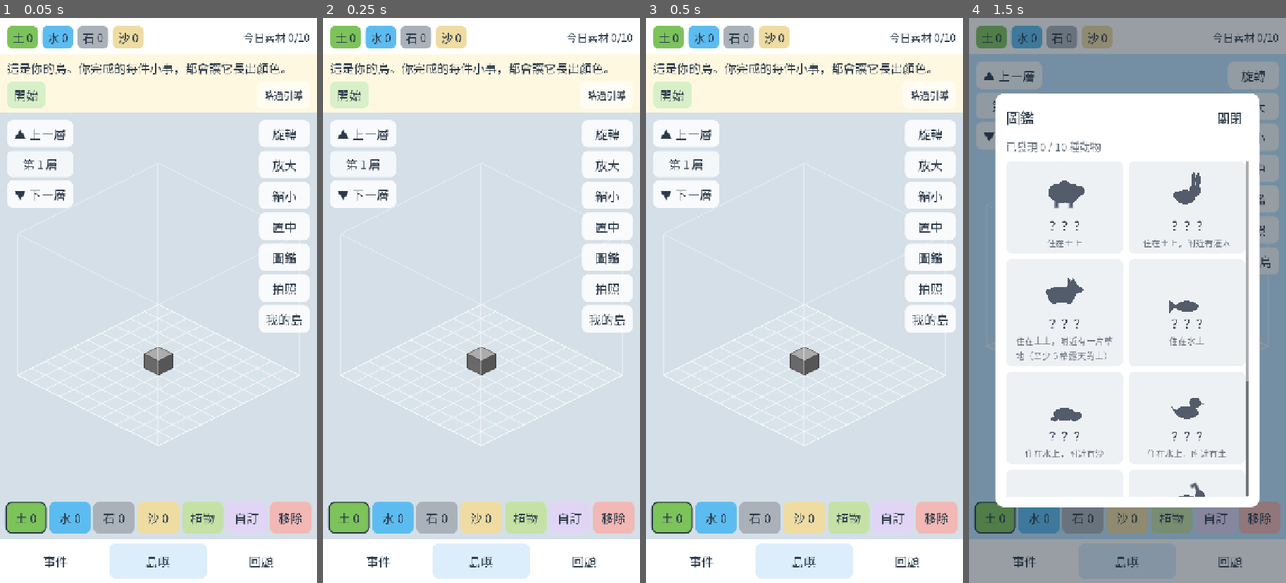
Above: before the commit, frames 1-4 (left to right).
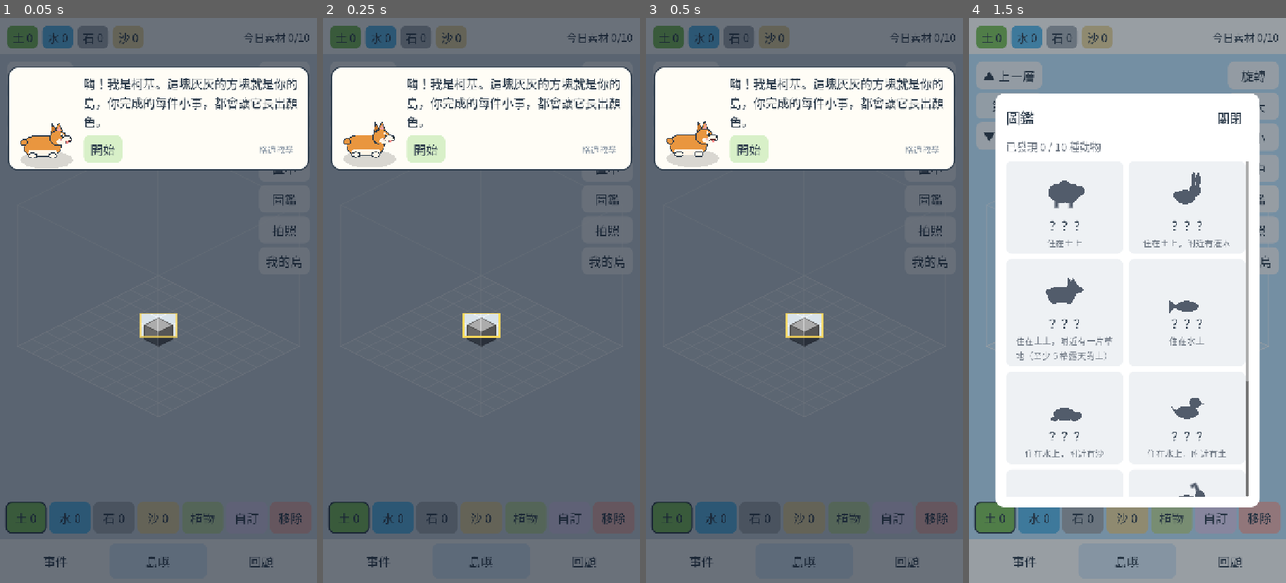
Above: after the commit, the same moments.

Repository: corgi8cm/IsLog
Game: Godot game, scene res://scenes/main.tscn
The game is run twice, just before and just after one commit, with the same random seed, the same clock (stepped at 60 frames per second) and the same inputs.
Inputs:
- Up to frame 1 (0.05 s): no input
- Up to frame 2 (0.25 s): no input
- Up to frame 3 (0.5 s): no input
- Up to frame 4 (1.5 s): click "略過引導" (after the commit: "略過教學") at 0.5 s; click "圖鑑" at 1.25 s

The runs differ from the first frame. In frame 1, 92% of the frame differs, in the area x 0-100%, y 0-100%; in frame 2, 92%; in frame 3, 92%; in frame 4, nothing differs.

Commit message:
新手引導改成柯基帶路：聚光燈只亮出要按的地方，其他地方按不到
Co-Authored-By: Claude Opus 5.5 <noreply@anthropic.com>

Diff:
--- a/scripts/core/tutorial.gd
+++ b/scripts/core/tutorial.gd
@@ -7,26 +7,29 @@
 const PAGE_EVENTS := 0
 const PAGE_ISLAND := 1
 
-## 每一步：{page, text, trigger, button}
-## trigger：完成哪個動作會進到下一步；button：卡片上的按鈕文字（空字串表示要玩家自己操作）。
+## 每一步：{page, text, trigger, button}（text 是柯基在對話框裡說的話）
+## trigger：完成哪個動作會進到下一步；button：對話框上的按鈕文字（空字串表示要玩家自己操作亮起來的地方）。
 const STEPS := {
 	Step.INTRO: {"page": PAGE_ISLAND, "trigger": "button", "button": "開始",
-		"text": "這是你的島。你完成的每件小事，都會讓它長出顏色。"},
+		"text": "嗨！我是柯基。這塊灰灰的方塊就是你的島，你完成的每件小事，都會讓它長出顏色。"},
 	Step.ADD_EVENT: {"page": PAGE_EVENTS, "trigger": "event_added", "button": "",
-		"text": "先訂一件今天想完成的小事。可以自己輸入，或從下面挑一個："},
+		"text": "先訂一件今天想完成的小事吧！在亮起來的地方輸入，或直接挑一個："},
 	Step.COMPLETE: {"page": PAGE_EVENTS, "trigger": "completed", "button": "",
-		"text": "做完了嗎？按「完成」打勾，就能拿到素材。"},
+		"text": "做完了嗎？按「完成」打勾，素材就會掉出來！"},
 	Step.PLACE: {"page": PAGE_ISLAND, "trigger": "placed", "button": "",
-		"text": "拿到素材和一株花了！選「土」，點格子把方塊放到島上。"},
+		"text": "點亮起來的格子，把土方塊放到島上。"},
 	Step.PLANT: {"page": PAGE_ISLAND, "trigger": "planted", "button": "",
-		"text": "島有顏色了！選「植物」，再點一塊土，把花種下去。"},
+		"text": "島有顏色了！接著選「植物」，把花種下去。"},
 	Step.VISIT: {"page": PAGE_EVENTS, "trigger": "completed", "button": "",
-		"text": "再完成一件小事，看看誰會來拜訪。"},
-	Step.MEET: {"page": PAGE_ISLAND, "trigger": "button", "button": "看圖鑑",
-		"text": "綿羊來了！來過的動物都會記在圖鑑裡，還沒來的會顯示剪影和提示。"},
+		"text": "再訂一件小事，完成後看看誰會來拜訪："},
+	Step.MEET: {"page": PAGE_ISLAND, "trigger": "button", "button": "",
+		"text": "綿羊來了！按「圖鑑」看看，來過的動物都會記在裡面，還沒來的會顯示剪影和提示。"},
 	Step.OUTRO: {"page": PAGE_ISLAND, "trigger": "button", "button": "開始我的空島",
 		"text": "這是 10×10×10 的空間，都可以自由蓋。之後就照自己的步調，完成小事、慢慢長出你的島吧！"},
 }
+
+## 引導時建議放土方塊的格子（在一開始那塊灰色方塊旁邊）。
+const PLACE_CELL := Vector3i(5, 4, 0)
 
 const SUGGESTIONS := ["喝一杯水", "伸展一分鐘", "整理桌面"]
 
--- a/scripts/ui/events_page.gd
+++ b/scripts/ui/events_page.gd
@@ -12,6 +12,9 @@
 var _expanded := {}
 ## 新增子事件後重建畫面時，讓那個事件的輸入框保持焦點。
 var _refocus_event := -1
+var _add_row: Control
+## 第一件待完成事件的「完成」按鈕（新手引導要亮它）。
+var _first_complete: Button
 
 
 func _ready() -> void:
@@ -34,6 +37,7 @@
 	var add_row := HBoxContainer.new()
 	add_row.add_theme_constant_override("separation", 10)
 	col.add_child(add_row)
+	_add_row = add_row
 	_input = LineEdit.new()
 	_input.placeholder_text = "輸入一件小事，例如：喝一杯水"
 	_input.size_flags_horizontal = SIZE_EXPAND_FILL
@@ -63,6 +67,17 @@
 
 	Game.changed.connect(_rebuild)
 	_rebuild()
+
+
+## 新手引導用：輸入列與第一個「完成」按鈕在畫面上的位置。
+func add_row_rect() -> Rect2:
+	return _add_row.get_global_rect()
+
+
+func first_complete_rect() -> Rect2:
+	if _first_complete == null or not _first_complete.is_inside_tree():
+		return Rect2()
+	return _first_complete.get_global_rect()
 
 
 func _add() -> void:
@@ -151,6 +166,7 @@
 		var empty := UiKit.label("還沒有事件，先加一件小事吧。", 26)
 		empty.add_theme_color_override("font_color", DONE_COLOR)
 		_list.add_child(empty)
+	_first_complete = null
 	for ev in pending:
 		_list.add_child(_pending_card(ev))
 
@@ -201,7 +217,10 @@
 	var parts := _card(Color.WHITE)
 	var row: HBoxContainer = parts[1]
 	var col: VBoxContainer = parts[2]
-	row.add_child(_small_button("完成", DONE_BG, _complete.bind(ev.id)))
+	var done_btn := _small_button("完成", DONE_BG, _complete.bind(ev.id))
+	row.add_child(done_btn)
+	if _first_complete == null:
+		_first_complete = done_btn
 	var progress := GameData.subtask_progress(ev)
 	var title: String = ev.title
 	if progress.y > 0:
--- a/scripts/ui/island_page.gd
+++ b/scripts/ui/island_page.gd
@@ -18,6 +18,7 @@
 var _custom_scroll: ScrollContainer
 var _custom_choice := ""
 var _plant_choice := ""
+var _codex_button: Button
 ## 平常的操作介面（拍照模式時隱藏）。
 var _normal_ui: Array[Control] = []
 var _photo_ui: Control
@@ -56,7 +57,11 @@
 	cam_box.add_child(UiKit.button("放大", func(): view.zoom_at(1.25, view.size * 0.5)))
 	cam_box.add_child(UiKit.button("縮小", func(): view.zoom_at(0.8, view.size * 0.5)))
 	cam_box.add_child(UiKit.button("置中", view.reset_view))
-	cam_box.add_child(UiKit.button("圖鑑", func(): Encyclopedia.open(_modal_host())))
+	_codex_button = UiKit.button("圖鑑", func():
+		Encyclopedia.open(_modal_host())
+		if Game.data.tutorial_step == Tutorial.Step.MEET:
+			Game.tutorial_button())
+	cam_box.add_child(_codex_button)
 	cam_box.add_child(UiKit.button("拍照", set_photo_mode.bind(true)))
 	cam_box.add_child(UiKit.button("我的島", func(): IslandsDialog.open(_modal_host())))
 
@@ -213,6 +218,19 @@
 func _change_layer(delta: int) -> void:
 	view.layer += delta
 	_refresh()
+
+
+## 新手引導用：目前的工具與按鈕位置。
+func current_tool() -> String:
+	return _tool
+
+
+func tool_rect(t: String) -> Rect2:
+	return _tool_buttons[t].get_global_rect()
+
+
+func codex_rect() -> Rect2:
+	return _codex_button.get_global_rect()
 
 
 func _select_tool(t: String) -> void:
--- a/scripts/ui/main.gd
+++ b/scripts/ui/main.gd
@@ -4,12 +4,13 @@
 const EventsPage := preload("res://scripts/ui/events_page.gd")
 const IslandPage := preload("res://scripts/ui/island_page.gd")
 const ReviewPage := preload("res://scripts/ui/review_page.gd")
+const TutorialGuide := preload("res://scripts/ui/tutorial_guide.gd")
 
 var _pages: Array[Control] = []
 var _tabs: Array[Button] = []
 var _counts := {}
 var _daily: Label
-var _tutorial_card: PanelContainer
+var _guide: Control
 var _tutorial_step := -1
 var _tip_open := false
 
@@ -28,9 +29,6 @@
 	add_child(col)
 
 	col.add_child(_build_top_bar())
-	_tutorial_card = PanelContainer.new()
-	_tutorial_card.add_theme_stylebox_override("panel", UiKit.box(Color("fff8e1"), 0))
-	col.add_child(_tutorial_card)
 
 	var content := Control.new()
 	content.size_flags_vertical = SIZE_EXPAND_FILL
@@ -47,6 +45,11 @@
 	_pages[1].photo_mode_changed.connect(func(on: bool):
 		top_bar.visible = not on
 		tab_bar.visible = not on)
+
+	_guide = TutorialGuide.new()
+	_guide.main = self
+	_guide.visible = false
+	add_child(_guide)
 
 	Game.changed.connect(_refresh)
 	Game.cloud_choice_needed.connect(func(local_summary: Dictionary, remote: Dictionary):
@@ -163,50 +166,20 @@
 
 func _refresh_tutorial() -> void:
 	var step := Game.data.tutorial_step
-	_tutorial_card.visible = Tutorial.is_active(step)
+	_guide.visible = Tutorial.is_active(step)
 	if step == _tutorial_step:
 		return
 	_tutorial_step = step
-	for c in _tutorial_card.get_children():
-		c.queue_free()
+	var island_page = _pages[1]
 	if not Tutorial.is_active(step):
-		var island_page = _pages[1]
 		island_page.view.reset_view()
 		return
-	var info := Tutorial.info(step)
-	_show_page(info.page)
-	if step == Tutorial.Step.OUTRO:
-		_pages[1].view.zoom = 0.62
-	var col := VBoxContainer.new()
-	col.add_theme_constant_override("separation", 10)
-	_tutorial_card.add_child(col)
-	var text := UiKit.label(info.text, 27)
-	text.autowrap_mode = TextServer.AUTOWRAP_WORD_SMART
-	col.add_child(text)
-	var row := HBoxContainer.new()
-	row.add_theme_constant_override("separation", 10)
-	col.add_child(row)
-	if step == Tutorial.Step.ADD_EVENT:
-		for title in Tutorial.SUGGESTIONS:
-			row.add_child(UiKit.button(title, func(): Game.add_event(title)))
-	if info.button != "":
-		var b := UiKit.button(info.button, _on_tutorial_button)
-		b.add_theme_stylebox_override("normal", UiKit.box(Color("d8f0c8"), 14))
-		row.add_child(b)
-	var spacer := Control.new()
-	spacer.size_flags_horizontal = SIZE_EXPAND_FILL
-	row.add_child(spacer)
-	if step != Tutorial.Step.OUTRO:
-		var skip := UiKit.button("略過引導", Game.skip_tutorial)
-		skip.add_theme_font_size_override("font_size", 22)
-		skip.add_theme_stylebox_override("normal", UiKit.box(Color(1, 1, 1, 0.6), 12))
-		row.add_child(skip)
-
-
-func _on_tutorial_button() -> void:
-	if Game.data.tutorial_step == Tutorial.Step.MEET:
-		Encyclopedia.open(self)
-	Game.tutorial_button()
+	_show_page(Tutorial.info(step).page)
+	if step == Tutorial.Step.PLACE:
+		island_page.view.layer = 0
+		island_page.view.reset_view()
+	elif step == Tutorial.Step.OUTRO:
+		island_page.view.zoom = 0.62
 
 
 func _check_tip() -> void:
--- /dev/null
+++ b/scripts/ui/tutorial_guide.gd
@@ -0,0 +1,237 @@
+extends Control
+## 新手引導：畫面變暗，只亮出這一步要按的地方，旁邊有跳動的箭頭；柯基在對話框裡說明。
+## 引導進行中只能按亮起來的地方（對話框裡的按鈕、略過也可以按）。
+
+const DIM := Color(0.06, 0.1, 0.16, 0.62)
+const HOLE_PAD := 10.0
+const BUBBLE_BG := Color("fffdf6")
+
+var main: Control
+var _target := Rect2()
+## 亮起來的地方能不能按（開場與結尾只是讓玩家看，不能按）。
+var _passthrough := false
+var _text := ""
+var _time := 0.0
+var _bubble: PanelContainer
+var _label: Label
+var _buttons: HBoxContainer
+var _corgi: Control
+var _key := ""
+
+
+## 對話框左邊的柯基（用遊戲裡的畫法放大）。
+class CorgiPortrait:
+	extends Control
+	var painter := IsoPainter.new(self)
+	var t := 0.0
+
+	func _process(delta: float) -> void:
+		t += delta
+		queue_redraw()
+
+	func _draw() -> void:
+		var hop := absf(sin(t * 3.0)) * 4.0
+		draw_set_transform(Vector2(size.x * 0.5, size.y * 0.9 - hop), 0.0, Vector2(5, 5))
+		painter.animal("corgi", Vector2.ZERO, false, false, 0.0)
+		draw_set_transform(Vector2.ZERO)
+
+
+func _ready() -> void:
+	set_anchors_and_offsets_preset(PRESET_FULL_RECT)
+	mouse_filter = MOUSE_FILTER_STOP
+
+	_bubble = PanelContainer.new()
+	var sb := UiKit.box(BUBBLE_BG, 22, Color("2b3a4a"))
+	sb.set_border_width_all(3)
+	sb.set_content_margin_all(18)
+	_bubble.add_theme_stylebox_override("panel", sb)
+	add_child(_bubble)
+	var row := HBoxContainer.new()
+	row.add_theme_constant_override("separation", 14)
+	_bubble.add_child(row)
+	_corgi = CorgiPortrait.new()
+	_corgi.custom_minimum_size = Vector2(140, 110)
+	_corgi.size_flags_vertical = SIZE_SHRINK_END
+	_corgi.mouse_filter = MOUSE_FILTER_IGNORE
+	row.add_child(_corgi)
+	var col := VBoxContainer.new()
+	col.size_flags_horizontal = SIZE_EXPAND_FILL
+	col.add_theme_constant_override("separation", 12)
+	row.add_child(col)
+	_label = UiKit.label("", 27)
+	_label.autowrap_mode = TextServer.AUTOWRAP_WORD_SMART
+	col.add_child(_label)
+	_buttons = HBoxContainer.new()
+	_buttons.add_theme_constant_override("separation", 10)
+	col.add_child(_buttons)
+
+
+func _process(delta: float) -> void:
+	_time += delta
+	if not visible:
+		return
+	_update()
+	queue_redraw()
+
+
+## 引導進行中，亮起來的地方以外都擋住。
+func _has_point(point: Vector2) -> bool:
+	if _passthrough and _target.has_area() and _target.grow(HOLE_PAD).has_point(point):
+		return false
+	return true
+
+
+func _gui_input(event: InputEvent) -> void:
+	accept_event()
+
+
+# --- 每一步要亮哪裡、說什麼 --------------------------------------------------
+
+func _update() -> void:
+	var step := Game.data.tutorial_step
+	var pages: Array = main.get("_pages")
+	var events = pages[0]
+	var island = pages[1]
+	var info := Tutorial.info(step)
+	var key := str(step)
+	var text: String = info.get("text", "")
+	var target := Rect2()
+	var passthrough := true
+	var buttons := []  # [文字, callback]
+	match step:
+		Tutorial.Step.INTRO:
+			target = _cell_rect(island, Vector3i(4, 4, 0), true)
+			passthrough = false
+			buttons = [[info.button, Game.tutorial_button]]
+		Tutorial.Step.ADD_EVENT:
+			target = events.add_row_rect()
+			buttons = _suggestions()
+		Tutorial.Step.COMPLETE:
+			target = events.first_complete_rect()
+		Tutorial.Step.PLACE:
+			if island.current_tool() != Materials.DIRT:
+				key += "a"
+				text = "拿到土和一株花了！先選下面的「土」。"
+				target = island.tool_rect(Materials.DIRT)
+			else:
+				key += "b"
+				text = "點亮起來的格子，把土方塊放到島上。"
+				target = _cell_rect(island, Tutorial.PLACE_CELL, false)
+		Tutorial.Step.PLANT:
+			if island.current_tool() != island.PLANT_MODE:
+				key += "a"
+				target = island.tool_rect(island.PLANT_MODE)
+			else:
+				key += "b"
+				text = "點一塊土，把花種下去。"
+				target = _cell_rect(island, _plant_cell(), true)
+		Tutorial.Step.VISIT:
+			if Game.data.pending_events().is_empty():
+				key += "a"
+				target = events.add_row_rect()
+				buttons = _suggestions()
+			else:
+				key += "b"
+				text = "做完就按「完成」，看看誰會來拜訪。"
+				target = events.first_complete_rect()
+		Tutorial.Step.MEET:
+			target = island.codex_rect()
+		Tutorial.Step.OUTRO:
+			passthrough = false
+			buttons = [[info.button, Game.tutorial_button]]
+	_target = target
+	_passthrough = passthrough
+	if key != _key:
+		_key = key
+		_label.text = text
+		for c in _buttons.get_children():
+			c.queue_free()
+		for b in buttons:
+			var btn := UiKit.button(b[0], b[1])
+			btn.add_theme_stylebox_override("normal", UiKit.box(Color("d8f0c8"), 14))
+			_buttons.add_child(btn)
+		var skip := UiKit.button("略過教學", Game.skip_tutorial)
+		skip.add_theme_font_size_override("font_size", 20)
+		skip.add_theme_stylebox_override("normal", UiKit.box(Color(0, 0, 0, 0), 10))
+		skip.add_theme_color_override("font_color", Color("8a97a5"))
+		var spacer := Control.new()
+		spacer.size_flags_horizontal = SIZE_EXPAND_FILL
+		_buttons.add_child(spacer)
+		_buttons.add_child(skip)
+	_place_bubble()
+
+
+func _suggestions() -> Array:
+	var out := []
+	for title in Tutorial.SUGGESTIONS:
+		out.append([title, func(): Game.add_event(title)])
+	return out
+
+
+## 種花的格子：剛放下的土優先，沒有植物、上面沒蓋住的土方塊。
+func _plant_cell() -> Vector3i:
+	for c in [Tutorial.PLACE_CELL, Vector3i(4, 4, 0)]:
+		if Game.island.get_block(c) == Materials.DIRT and not Game.island.plants.has(c) \
+				and not Game.island.has_block(c + Vector3i(0, 0, 1)):
+			return c
+	for c in Game.island.blocks:
+		if Game.island.blocks[c] == Materials.DIRT and not Game.island.plants.has(c):
+			return c
+	return Vector3i(4, 4, 0)
+
+
+## 島上某格的範圍（top 為 true 時是方塊頂面，否則是那格的地板）。
+func _cell_rect(island, cell: Vector3i, top: bool) -> Rect2:
+	var view: Control = island.view
+	var rc := Iso.rotate_cell(Vector2i(cell.x, cell.y), view.rotation_step)
+	var h := cell.z + (1.0 if top else 0.0)
+	var local: Vector2 = view.call("_origin") + Iso.to_screen(rc.x + 0.5, rc.y + 0.5, h) * view.zoom
+	var center: Vector2 = view.get_global_transform() * local
+	var s: Vector2 = Vector2(Iso.TILE_W, Iso.TILE_H) * view.zoom
+	return Rect2(center - s * 0.5, s)
+
+
+func _place_bubble() -> void:
+	var margin := 18.0
+	var w := size.x - margin * 2
+	# 先固定寬度，自動換行的文字才算得出正確高度
+	_bubble.custom_minimum_size = Vector2(w, 0)
+	_label.custom_minimum_size = Vector2(w - 36 - 6 - _corgi.custom_minimum_size.x - 14, 0)
+	var h := _bubble.get_combined_minimum_size().y
+	_bubble.size = Vector2(w, h)
+	# 亮起來的地方在上半部時對話框放下面，在下半部時放上面，不要蓋住它
+	var y := size.y - h - 110.0
+	if _target.has_area() and _target.get_center().y > size.y * 0.5:
+		y = 110.0
+	_bubble.position = Vector2(margin, y)
+
+
+# --- 畫面 ---------------------------------------------------------------
+
+func _draw() -> void:
+	var r := _target.grow(HOLE_PAD) if _target.has_area() else Rect2()
+	if r.has_area():
+		draw_rect(Rect2(0, 0, size.x, r.position.y), DIM)
+		draw_rect(Rect2(0, r.end.y, size.x, size.y - r.end.y), DIM)
+		draw_rect(Rect2(0, r.position.y, r.position.x, r.size.y), DIM)
+		draw_rect(Rect2(r.end.x, r.position.y, size.x - r.end.x, r.size.y), DIM)
+		var pulse := 0.6 + 0.4 * sin(_time * 5.0)
+		draw_rect(r, Color(1, 0.86, 0.35, pulse), false, 5.0)
+		if _passthrough:
+			_draw_arrow(r)
+	else:
+		draw_rect(Rect2(Vector2.ZERO, size), DIM)
+
+
+## 跳動的箭頭：亮起來的地方在上半部時從下面指上去，否則從上面指下來。
+func _draw_arrow(r: Rect2) -> void:
+	var bounce := absf(sin(_time * 4.0)) * 14.0
+	var from_below := r.get_center().y < size.y * 0.3
+	var tip := Vector2(r.get_center().x, r.end.y + 8 + bounce) if from_below else Vector2(r.get_center().x, r.position.y - 8 - bounce)
+	var d := 1.0 if from_below else -1.0
+	var pts := PackedVector2Array([tip, tip + Vector2(-26, 30 * d), tip + Vector2(-10, 30 * d),
+		tip + Vector2(-10, 62 * d), tip + Vector2(10, 62 * d), tip + Vector2(10, 30 * d), tip + Vector2(26, 30 * d)])
+	var outline := pts.duplicate()
+	outline.append(pts[0])
+	draw_colored_polygon(pts, Color("ffd54f"))
+	draw_polyline(outline, Color("2b3a4a"), 4.0, true)
--- a/tests/tutorial_shot.gd
+++ b/tests/tutorial_shot.gd
@@ -17,8 +17,20 @@
 	game.tutorial_button()
 	await _shot(out_dir, "tutorial_2_add_event.png")
 	var ev: Dictionary = game.add_event("喝一杯水")
+	await _shot(out_dir, "tutorial_3_complete.png")
 	game.complete_event(ev.id)
-	await _shot(out_dir, "tutorial_3_place.png")
+	await _shot(out_dir, "tutorial_4_place.png")
+	game.place_block(Tutorial.PLACE_CELL, Materials.DIRT)
+	await _shot(out_dir, "tutorial_5_plant_tool.png")
+	main.get("_pages")[1].call("_select_tool", "plant")
+	await _shot(out_dir, "tutorial_6_plant_cell.png")
+	game.plant(Tutorial.PLACE_CELL, "flower")
+	await _shot(out_dir, "tutorial_7_visit.png")
+	var ev2: Dictionary = game.add_event("伸展一分鐘")
+	game.complete_event(ev2.id)
+	await _shot(out_dir, "tutorial_8_meet.png")
+	game.tutorial_button()
+	await _shot(out_dir, "tutorial_9_outro.png")
 	DirAccess.remove_absolute("user://tutorial_demo/islands/island_0.json")
 	DirAccess.remove_absolute("user://tutorial_demo/islands")
 	DirAccess.remove_absolute("user://tutorial_demo/save.json")
--- a/tests/ui_smoke.gd
+++ b/tests/ui_smoke.gd
@@ -259,54 +259,68 @@
 	main.call("_show_page", 0)
 
 
-## 新手引導從頭走到尾。
+## 新手引導從頭走到尾：照著亮起來的地方點。
 func _tutorial_walkthrough(game, main: Control) -> void:
-	for c in main.get_children():
-		if c is ColorRect and c.get_child_count() > 0 and c.get_child(0) is CenterContainer:
-			c.queue_free()
+	_close_modals(main)
 	game.new_game()
 	game.changed.emit()
-	await _frames()
+	await _frames(4)
+	var guide: Control = main.get("_guide")
+	var events_page = main.get("_pages")[0]
 	var island_page = main.get("_pages")[1]
-	check(island_page.visible and game.current_fade() == 1.0, "引導開始：島嶼頁，灰色的島")
+	check(guide.visible and island_page.visible and game.current_fade() == 1.0, "引導開始：柯基出現，島嶼頁，灰色的島")
 	check(game.island.block_count() == 1, "天空中一塊方塊")
-	_button(main, "開始").pressed.emit()
-	await _frames()
-	check(main.get("_pages")[0].visible, "進到事件頁")
-	_button(main, "喝一杯水").pressed.emit()
-	await _frames()
+	_button(guide, "開始").pressed.emit()
+	await _frames(4)
+	check(events_page.visible, "進到事件頁")
+	# 亮起來以外的地方按不到（例如下方的「回顧」分頁）
+	await _click(_button(main, "回顧").get_global_rect().get_center())
+	check(events_page.visible, "引導中按不到亮起來以外的地方")
+	_button(guide, "喝一杯水").pressed.emit()
+	await _frames(4)
 	check(game.data.tutorial_step == Tutorial.Step.COMPLETE, "加入建議的事件")
-	_button(main.get("_pages")[0], "完成").pressed.emit()
-	await _frames()
-	check(game.data.inventory[Materials.DIRT] >= 1 and game.data.plants["flower"] == 1, "保證拿到土和花")
+	await _click(_guide_target(guide))
+	check(game.data.inventory[Materials.DIRT] >= 1 and game.data.plants["flower"] == 1, "點亮起來的「完成」，保證拿到土和花")
+	await _frames(4)
 	check(island_page.visible, "回到島嶼頁放方塊")
-	check(game.place_block(Vector3i(5, 4, 0), Materials.DIRT), "放下方塊")
-	await _frames()
+	await _click(_guide_target(guide))
+	check(game.island.get_block(Tutorial.PLACE_CELL) == Materials.DIRT, "點亮起來的格子放下方塊")
 	check(game.current_fade() == 0.0, "島長出顏色")
-	check(game.plant(Vector3i(4, 4, 0), "flower"), "種下花")
-	await _frames()
-	check(game.data.tutorial_step == Tutorial.Step.VISIT and main.get("_pages")[0].visible, "再完成一件")
-	var ev: Dictionary = game.add_event("伸展一分鐘")
-	game.complete_event(ev.id)
-	await _frames()
+	await _frames(4)
+	await _click(_guide_target(guide))
+	check(island_page.current_tool() == island_page.PLANT_MODE, "點亮起來的「植物」")
+	await _frames(4)
+	await _click(_guide_target(guide))
+	check(game.island.plants.size() == 1, "點亮起來的方塊種下花")
+	await _frames(4)
+	check(game.data.tutorial_step == Tutorial.Step.VISIT and events_page.visible, "再完成一件")
+	_button(guide, "伸展一分鐘").pressed.emit()
+	await _frames(4)
+	await _click(_guide_target(guide))
+	await _frames(4)
 	check(game.island.animals.size() == 1 and game.island.animals[0].species == "sheep", "綿羊來訪")
-	_button(main, "看圖鑑").pressed.emit()
-	await _frames()
-	check(_button(main, "關閉") != null, "打開圖鑑")
-	_button(main, "關閉").pressed.emit()
-	await _frames()
+	check(island_page.visible, "回到島嶼頁看綿羊")
+	await _click(_guide_target(guide))
+	await _frames(4)
+	check(_button(main, "關閉") != null, "點亮起來的「圖鑑」打開圖鑑")
+	_close_modals(main)
+	await _frames(4)
 	check(game.data.tutorial_step == Tutorial.Step.OUTRO and island_page.view.zoom < 1.0, "鏡頭拉遠")
-	_button(main, "開始我的空島").pressed.emit()
-	await _frames()
-	check(game.data.tutorial_step == Tutorial.Step.DONE, "引導完成")
-	check(not (main.get("_tutorial_card") as Control).visible, "引導卡片隱藏")
+	_button(guide, "開始我的空島").pressed.emit()
+	await _frames()
+	check(game.data.tutorial_step == Tutorial.Step.DONE and not guide.visible, "引導完成，柯基離開")
 
 	game.new_game()
 	game.changed.emit()
-	await _frames()
-	_button(main, "略過引導").pressed.emit()
-	await _frames()
-	check(game.data.tutorial_step == Tutorial.Step.DONE and game.current_fade() == 0.0, "略過引導，島恢復顏色")
+	await _frames(4)
+	_button(guide, "略過教學").pressed.emit()
+	await _frames()
+	check(game.data.tutorial_step == Tutorial.Step.DONE and game.current_fade() == 0.0, "略過教學，島恢復顏色")
+
+
+func _guide_target(guide: Control) -> Vector2:
+	var r: Rect2 = guide.get("_target")
+	return r.get_center()
 
 
 func _find(node: Node, pred: Callable) -> Node:
Not shown, added: scripts/ui/tutorial_guide.gd.uid
Not shown, changed: docs/PLAN.md
